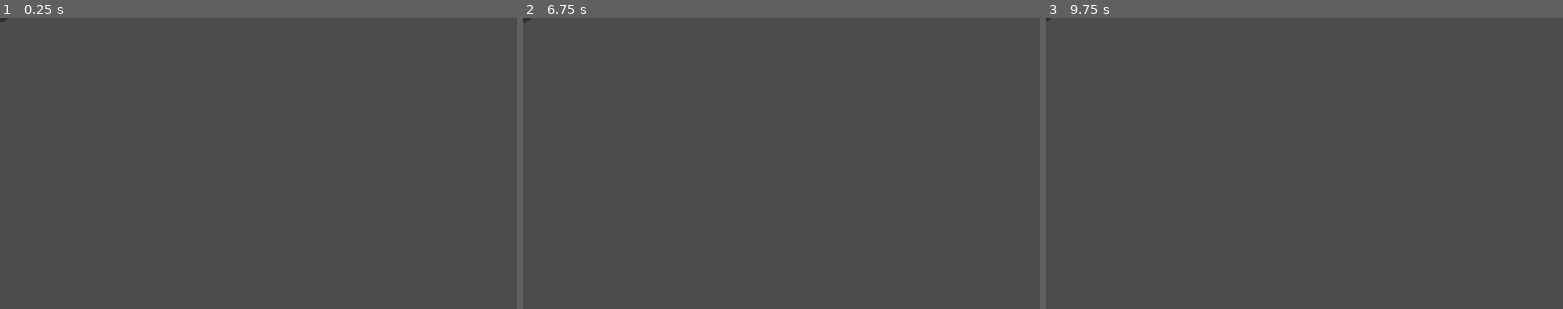
Above: before the commit, frames 1-3 (left to right).
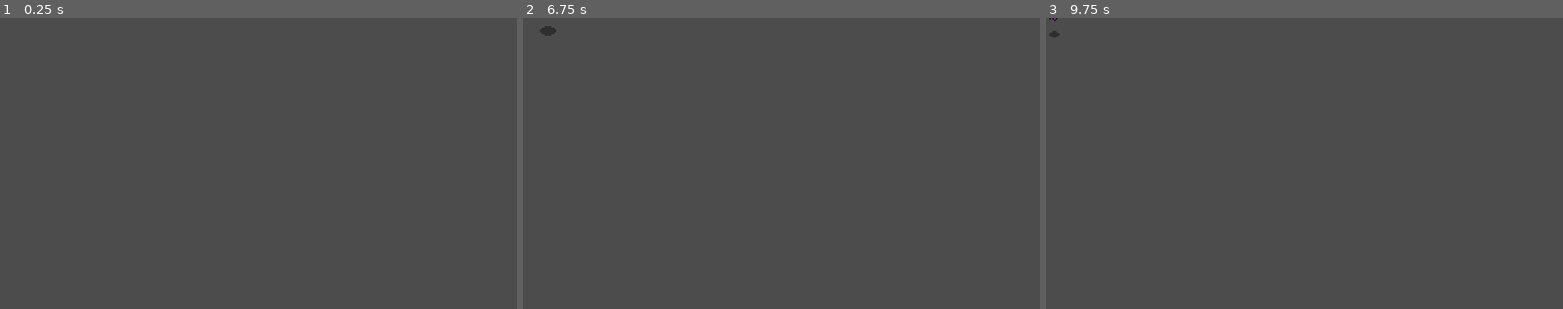
Above: after the commit, the same moments.

Repository: ChaseClark/GodotARPG
Game: Godot game, scene res://Enemies/Bat.tscn
Two runs of this game, one before a commit and one after it. Both use one fixed random seed, a clock stepped at 60 frames per second and the inputs below. This scene is started directly instead of the project's main scene.
Inputs:
- Up to frame 1 (0.25 s): no input
- Up to frame 2 (6.75 s): tap Enter at 0.5 s; hold Right (ui_right) 0.53-1.28 s; tap Shift (roll) at 0.6, 1.55, 2.1, 2.85, 3.8, 4.35, 5.1, 6.05, 6.6 s; tap R (restart_level) every 0.75 s from 1.25 to 4.25 s; hold Down (ui_down) 1.28-2.03 s; tap Space (attack) at 1.35, 3.6, 5.85 s; hold Right (ui_right) 2.03-2.78 s; hold Up (ui_up) 2.78-3.53 s; hold Left (ui_left) 3.53-5.03 s; hold Down (ui_down) 5.03-5.78 s; hold Right (ui_right) 5.78-6.53 s; hold Up (ui_up) from 6.53 s (still down)
- Up to frame 3 (9.75 s): release Up (ui_up) at 7.28 s; hold Right (ui_right) 7.28-8.03 s; tap Shift (roll) at 7.35, 8.3, 8.85, 9.6 s; hold Down (ui_down) 8.03-8.78 s; tap Space (attack) at 8.1 s; hold Left (ui_left) 8.78-9.53 s; hold Up (ui_up) from 9.53 s (still down)

The runs differ from the first frame. In frame 1, less than 0.1% of the frame differs, in the area x 0-2%, y 0-2%; in frame 2, 0.1%, in the area x 0-7%, y 0-7%; in frame 3, less than 0.1%.

Commit message:
add bat wander state

Diff:
--- a/Enemies/Bat.gd
+++ b/Enemies/Bat.gd
@@ -13,6 +13,7 @@
 onready var animated_sprite = $AnimatedSprite
 onready var hurtbox = $HurtBox
 onready var soft_collision = $SoftCollision
+onready var wander_controller = $WanderController
 
 export var acceleration = 300
 export var max_speed = 50
@@ -23,7 +24,8 @@
 var knockback: Vector2 = Vector2.ZERO
 var state = CHASE
 
-
+func _ready():
+	state = pick_random_state([IDLE,WANDER])
 
 func _physics_process(delta):
 	knockback = knockback.move_toward(Vector2.ZERO, friction * delta)
@@ -33,8 +35,20 @@
 		IDLE:
 			velocity = velocity.move_toward(Vector2.ZERO, friction * delta)
 			seek_player()
+			if wander_controller.get_time_left() == 0:
+				state = pick_random_state([IDLE,WANDER])
+				wander_controller.start_wander_timer(rand_range(1,3))
 		WANDER:
-			pass
+			if wander_controller.get_time_left() == 0:
+				state = pick_random_state([IDLE,WANDER])
+				wander_controller.start_wander_timer(rand_range(1,3))
+			var direction_vector = global_position.direction_to(wander_controller.target_position)
+			velocity = velocity.move_toward(direction_vector * max_speed, acceleration * delta)
+
+			if global_position.distance_to(wander_controller.target_position) <= 4:
+				state = pick_random_state([IDLE,WANDER])
+				wander_controller.start_wander_timer(rand_range(1,3))
+			animated_sprite.flip_h = velocity.x	< 0
 		CHASE:
 			var player = detection_zone.player
 			if player: # != null
@@ -52,6 +66,10 @@
 	if detection_zone.can_see_player():
 		state = CHASE
 
+func pick_random_state(state_list: Array):
+	state_list.shuffle()
+	return state_list.pop_front()
+
 func _on_HurtBox_area_entered(area):
 	stats.health -= area.damage
 	knockback = area.knockback_vector * 120
--- a/Enemies/Bat.tscn
+++ b/Enemies/Bat.tscn
@@ -8,6 +8,7 @@
 [ext_resource path="res://collisions/PlayerSelectionZone.tscn" type="PackedScene" id=6]
 [ext_resource path="res://collisions/HitBox.tscn" type="PackedScene" id=7]
 [ext_resource path="res://collisions/SoftCollision.tscn" type="PackedScene" id=8]
+[ext_resource path="res://Enemies/WanderController.tscn" type="PackedScene" id=9]
 
 [sub_resource type="AtlasTexture" id=1]
 atlas = ExtResource( 2 )
@@ -122,6 +123,8 @@
 
 [node name="CollisionShape2D" parent="SoftCollision" index="0"]
 shape = SubResource( 12 )
+
+[node name="WanderController" parent="." instance=ExtResource( 9 )]
 [connection signal="area_entered" from="HurtBox" to="." method="_on_HurtBox_area_entered"]
 [connection signal="dead" from="Stats" to="." method="_on_Stats_dead"]
 
--- /dev/null
+++ b/Enemies/WanderController.gd
@@ -0,0 +1,23 @@
+extends Node2D
+
+export (int) var wander_range = 32
+
+onready var start_position = global_position
+onready var target_position = global_position
+onready var timer = $Timer
+
+func _ready():
+	update_target_position()
+
+func update_target_position():
+	var target_vector = Vector2(rand_range(-wander_range,wander_range), rand_range(-wander_range,wander_range))
+	target_position = start_position + target_vector
+
+func get_time_left():
+	return timer.time_left
+
+func start_wander_timer(duration: float):
+	timer.start(duration)
+
+func _on_Timer_timeout():
+	update_target_position()
--- /dev/null
+++ b/Enemies/WanderController.tscn
@@ -0,0 +1,11 @@
+[gd_scene load_steps=2 format=2]
+
+[ext_resource path="res://Enemies/WanderController.gd" type="Script" id=1]
+
+[node name="WanderController" type="Node2D"]
+script = ExtResource( 1 )
+
+[node name="Timer" type="Timer" parent="."]
+one_shot = true
+autostart = true
+[connection signal="timeout" from="Timer" to="." method="_on_Timer_timeout"]
--- a/World.gd
+++ b/World.gd
@@ -7,3 +7,6 @@
 func reload() -> void:
 	get_tree().reload_current_scene()
 	PlayerStats.health = PlayerStats.max_health
+
+func _ready():
+	randomize()
Not shown: 1 places in Enemies/Bat.tscn that only renumber resources
